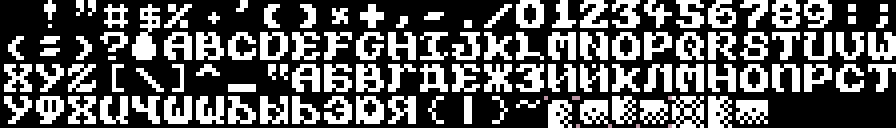
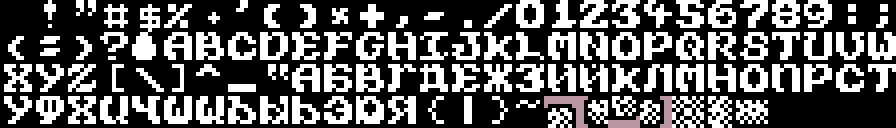
Revision of a layered 896x128 image; what changed, layer by layer:
painted on "font.bmp" over [544,96,768,128]
